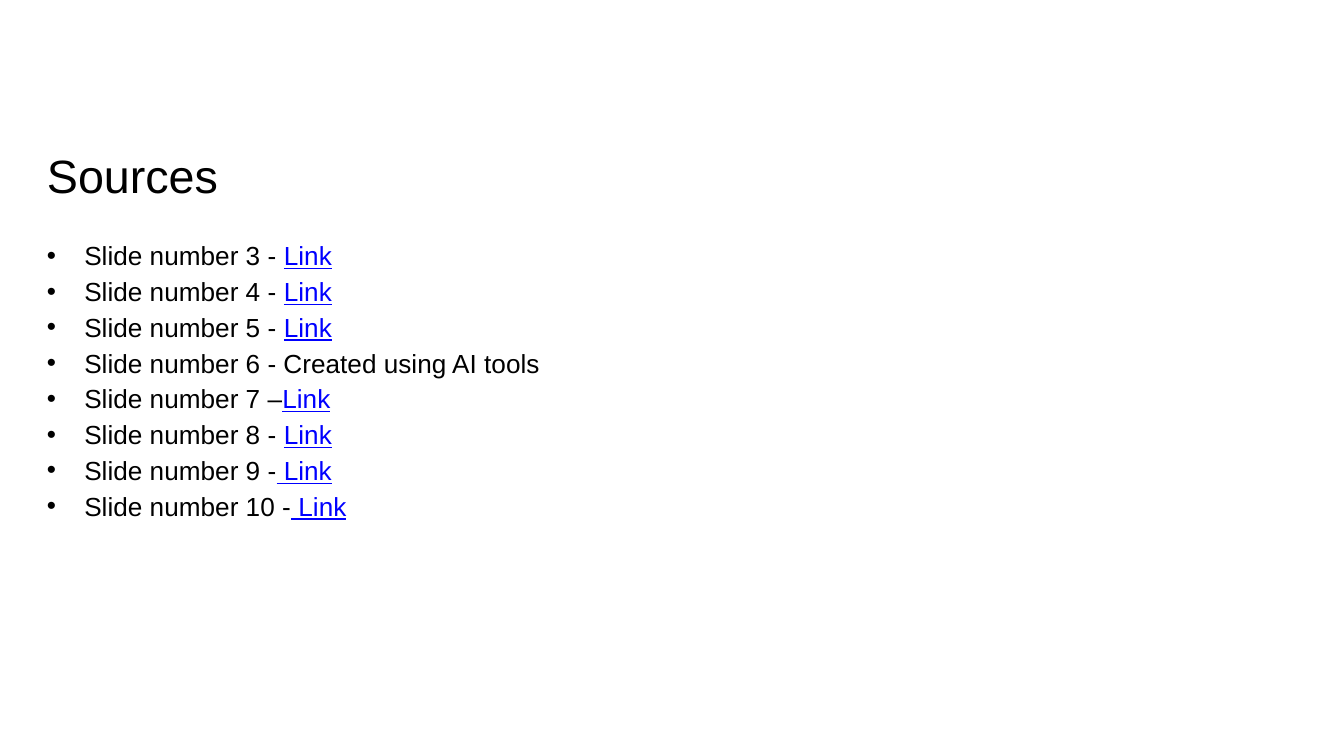
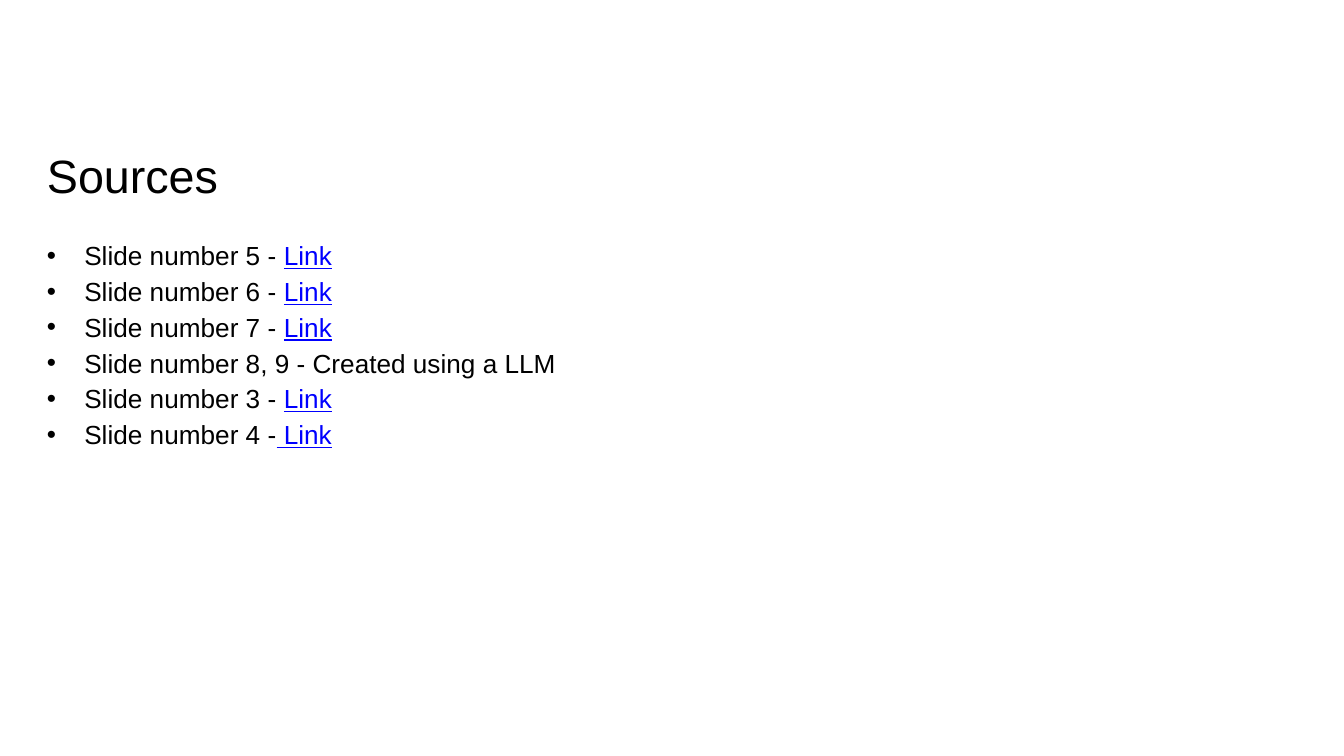
Before and after one commit to abraxas-dev/Knowledge-Graph-Creation-from-Text-with-LLMs, a slide deck: slide 11 of Mini-Project Presentation/mini-presentation.pptx (slide 13 before the commit). Drawn at 1344x756 pixels with LibreOffice and Linux fonts; fonts in the diff are those of the drawing; background and template pictures are left out. Boxes give left, top, right and bottom in pixels: in the first picture for what was removed or moved away, otherwise in the second. Text is boxed around its words. In the diff, an @@ line names an element or a change of style, - is before the commit and + after.

```diff
--- a/Mini-Project Presentation/mini-presentation.pptx
+++ b/Mini-Project Presentation/mini-presentation.pptx
@@ text at (84,246,556,378): paragraphs added @@
+• Slide number 5 - Link
+• Slide number 6 - Link
+• Slide number 7 - Link
+• Slide number 8, 9 - Created using a LLM
@@ text at (84,318,539,520): paragraphs removed @@
-• Slide number 5 - Link
-• Slide number 6 - Created using AI tools
-• Slide number 7 –Link
-• Slide number 8 - Link
-• Slide number 9 - Link
-• Slide number 10 - Link
```
Also in this commit, not shown: 8 other slides changed, 1 slide added, 3 slides removed.
